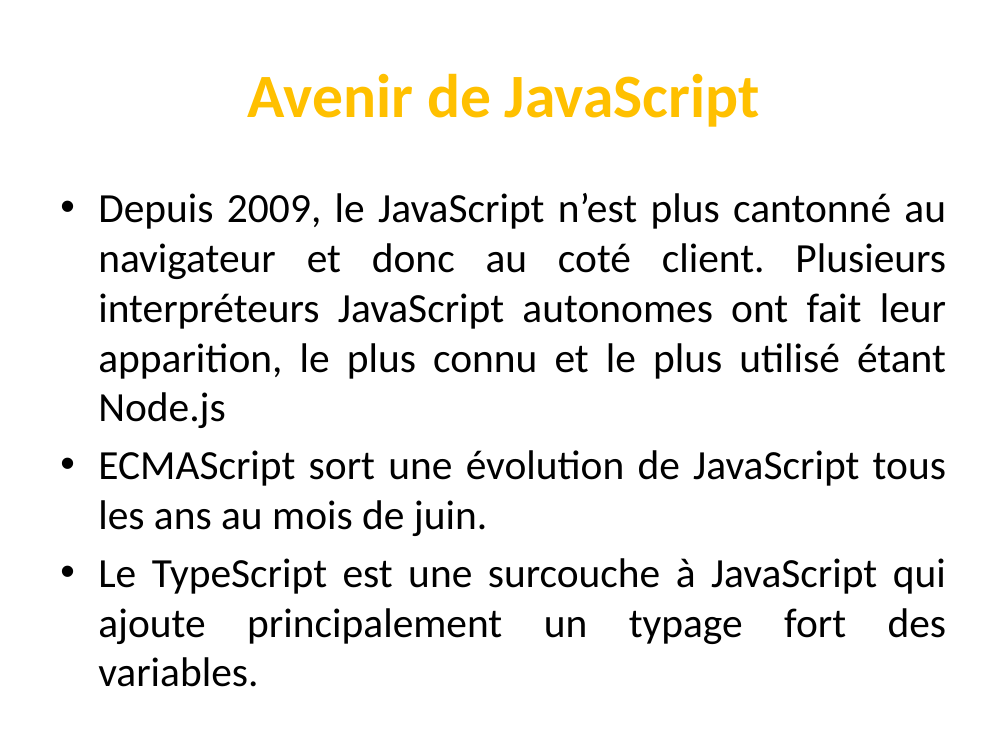
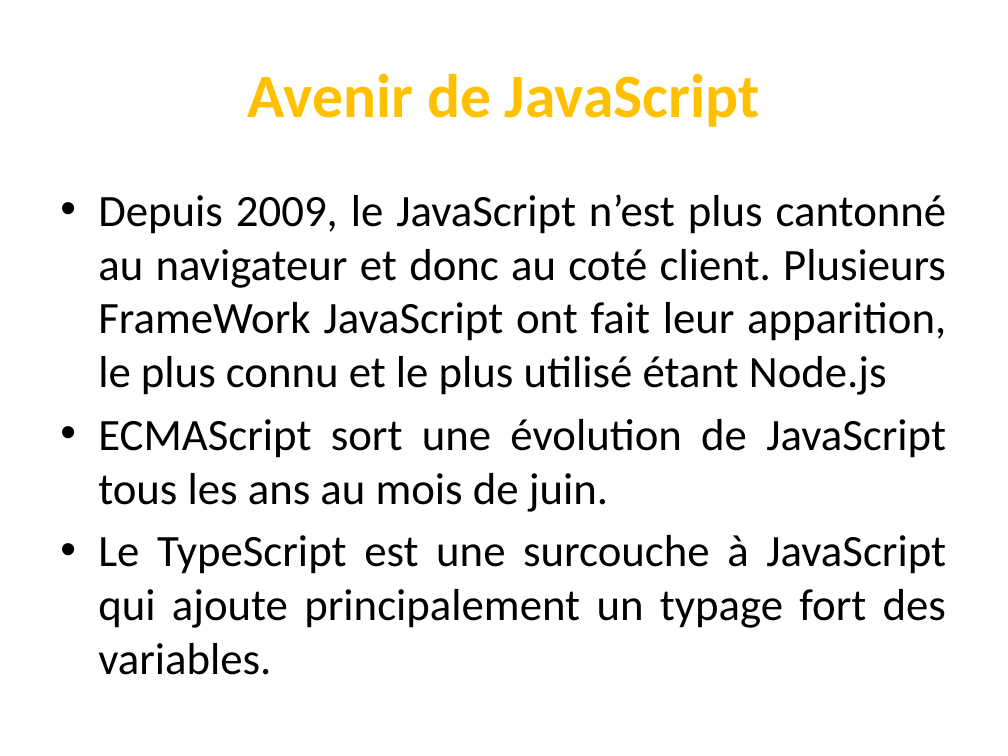
Before and after one commit to codeRoomMarseille/JavaScript_20180914, a slide deck: slide 31 of javascript.pptx. Drawn at 1008x756 pixels with LibreOffice and Linux fonts; fonts in the diff are those of the drawing. Boxes give left, top, right and bottom in pixels: in the first picture for what was removed or moved away, otherwise in the second. Text is boxed around its words. In the diff, an @@ line names an element or a change of style, - is before the commit and + after.

```diff
--- a/javascript.pptx
+++ b/javascript.pptx
@@ text at (x1=98, y1=194, x2=947, y2=395): text changed; size 29.6 to 32 pt @@
-• Depuis 2009, le JavaScript n’est plus cantonné au navigateur et donc au coté client. Plusieurs interpréteurs JavaScript autonomes ont fait leur apparition, le plus connu et le plus utilisé étant Node.js
+• Depuis 2009, le JavaScript n’est plus cantonné au navigateur et donc au coté client. Plusieurs FrameWork JavaScript ont fait leur apparition, le plus connu et le plus utilisé étant Node.js
@@ text at (x1=98, y1=419, x2=946, y2=675): size 29.6 to 32 pt in "ECMAScript sort une évolution de JavaScript tous ...", "Le TypeScript est une surcouche à JavaScript ..." @@
```
Also in this commit, not shown: 3 other slides changed.
